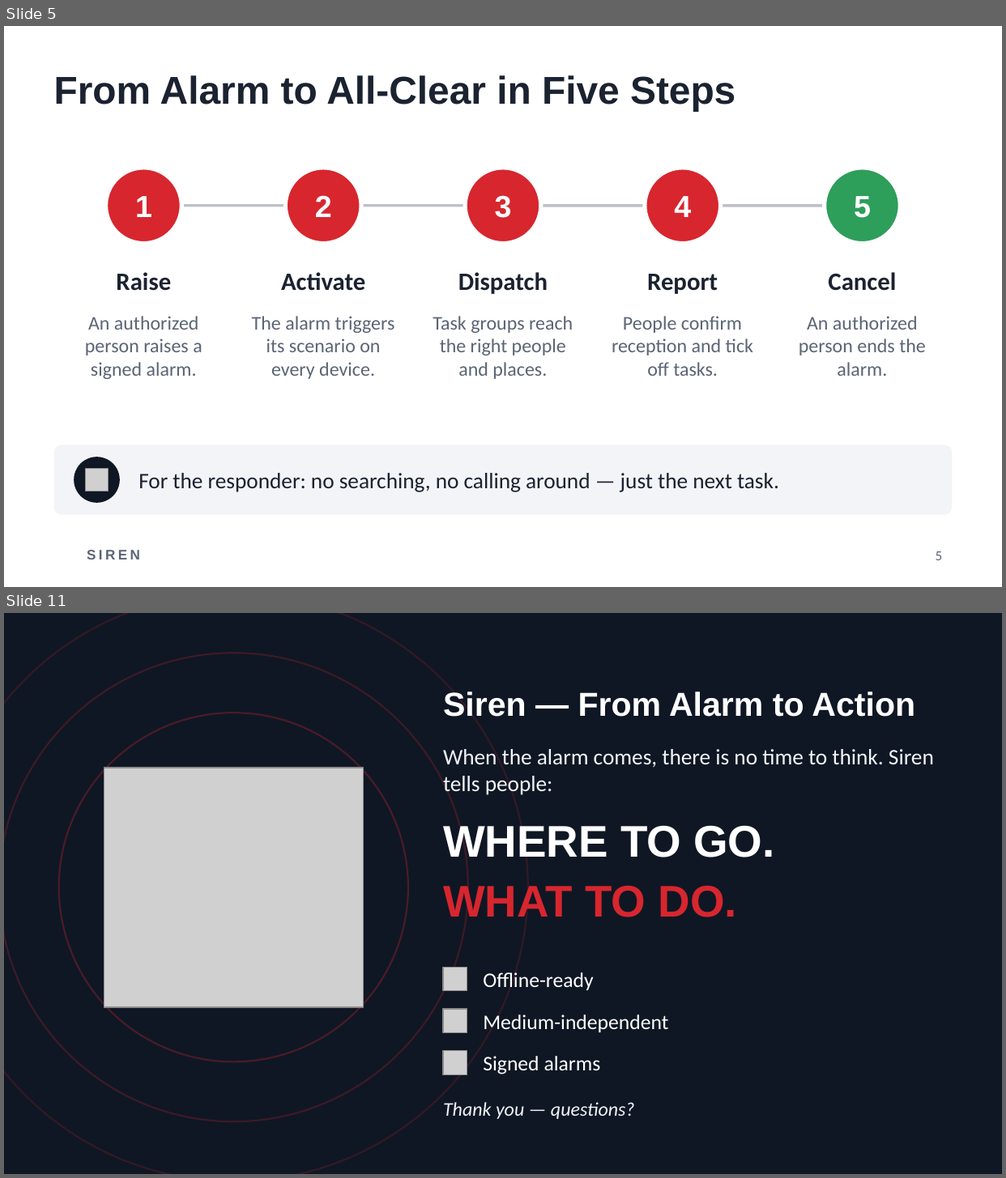
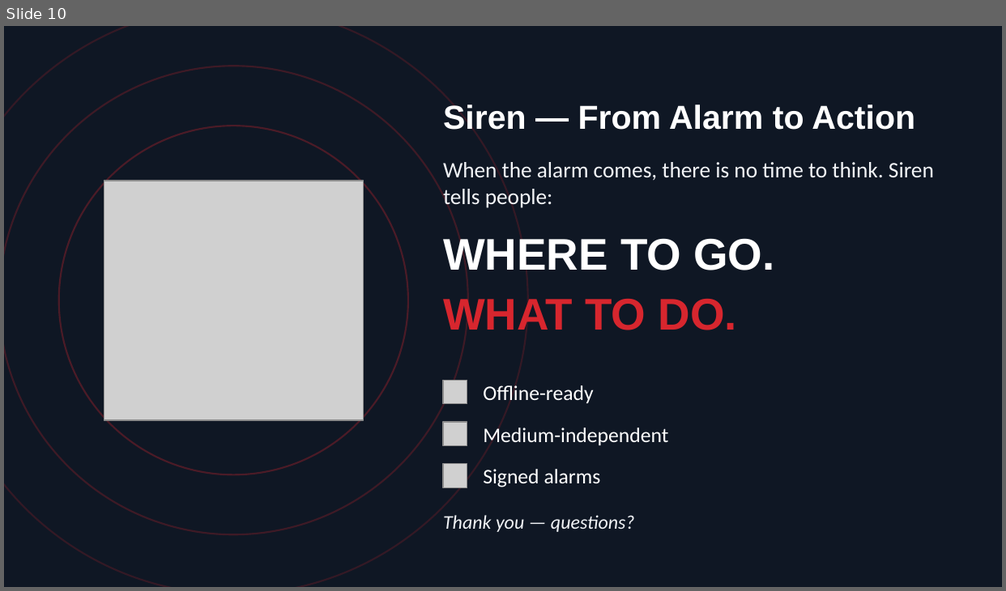
Before and after one commit to PW-ZGS/Wyjec, a slide deck: presentation.pptx. Shown one above the other, each under a label of ours: slides 5 and 11 before the commit, slide 10 after it; the slides between them are not shown. The pictures are 1006x1178 and 1006x591 pixels, drawn with LibreOffice and Linux fonts; fonts in the diff are those of the drawing; grey boxes stand for pictures; background and template pictures are left out. Boxes give left, top, right and bottom in pixels: in the first picture for what was removed or moved away, otherwise in the second. Text is boxed around its words. In the diff, an @@ line names an element or a change of style, - is before the commit and + after.

```diff
--- a/presentation.pptx
+++ b/presentation.pptx
@@ slide 5 removed at bbox=[4, 26, 1002, 587], background #FFFFFF @@
@@ title removed at bbox=[54, 75, 735, 111] @@
-From Alarm to All-Clear in Five Steps
@@ ellipse removed at bbox=[106, 168, 181, 244] @@
@@ ellipse removed at bbox=[285, 168, 361, 244] @@
@@ ellipse removed at bbox=[465, 168, 541, 244] @@
@@ ellipse removed at bbox=[645, 168, 721, 244] @@
@@ ellipse removed at bbox=[825, 168, 900, 244] @@
@@ text removed at bbox=[315, 195, 332, 217] @@
-2
@@ text removed at bbox=[495, 195, 512, 218] @@
-3
@@ text removed at bbox=[135, 196, 152, 217] @@
-1
@@ line removed from (143, 206) to (863, 206) @@
@@ text removed at bbox=[674, 196, 691, 217] @@
-4
@@ text removed at bbox=[854, 196, 871, 218] @@
-5
@@ text removed at bbox=[116, 272, 171, 291] @@
-Raise
@@ text removed at bbox=[281, 272, 365, 291] @@
-Activate
@@ text removed at bbox=[458, 272, 548, 294] @@
-Dispatch
@@ text removed at bbox=[647, 274, 718, 294] @@
-Report
@@ text removed at bbox=[828, 272, 896, 291] @@
-Cancel
@@ text removed at bbox=[85, 316, 202, 379] @@
-An authorized person raises a signed alarm.
@@ text removed at bbox=[252, 316, 395, 379] @@
-The alarm triggers its scenario on every device.
@@ text removed at bbox=[432, 316, 573, 379] @@
-Task groups reach the right people and places.
@@ text removed at bbox=[612, 316, 753, 376] @@
-People confirm reception and tick off tasks.
@@ text removed at bbox=[799, 316, 926, 376] @@
-An authorized person ends the alarm.
@@ rounded rectangle removed at bbox=[54, 445, 952, 515] @@
@@ ellipse removed at bbox=[74, 457, 120, 503] @@
@@ picture removed at bbox=[85, 468, 108, 491] @@
@@ text removed at bbox=[138, 473, 779, 493] @@
-For the responder: no searching, no calling around — just the next task.
@@ text removed at bbox=[87, 550, 140, 560] @@
-SIREN
@@ page number removed at bbox=[936, 552, 943, 561] @@
-5
@@ what was slide 11 is now slide 10 @@
```
Also in this commit, not shown: 9 slides changed.
